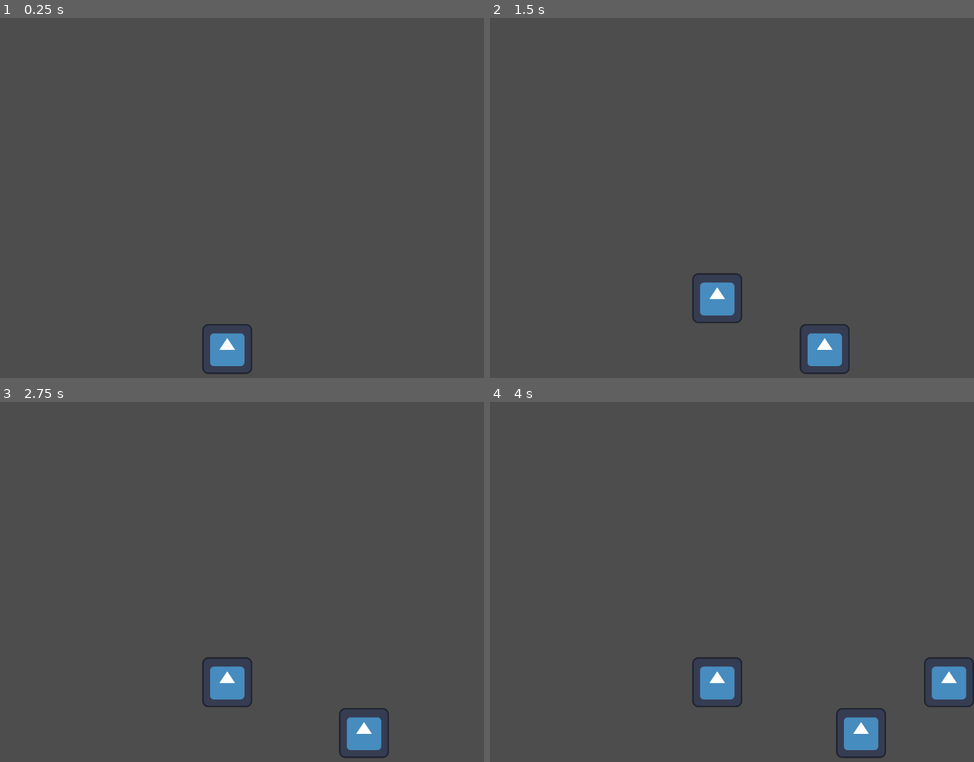
Above: before the commit, frames 1-4 (two rows, left to right).
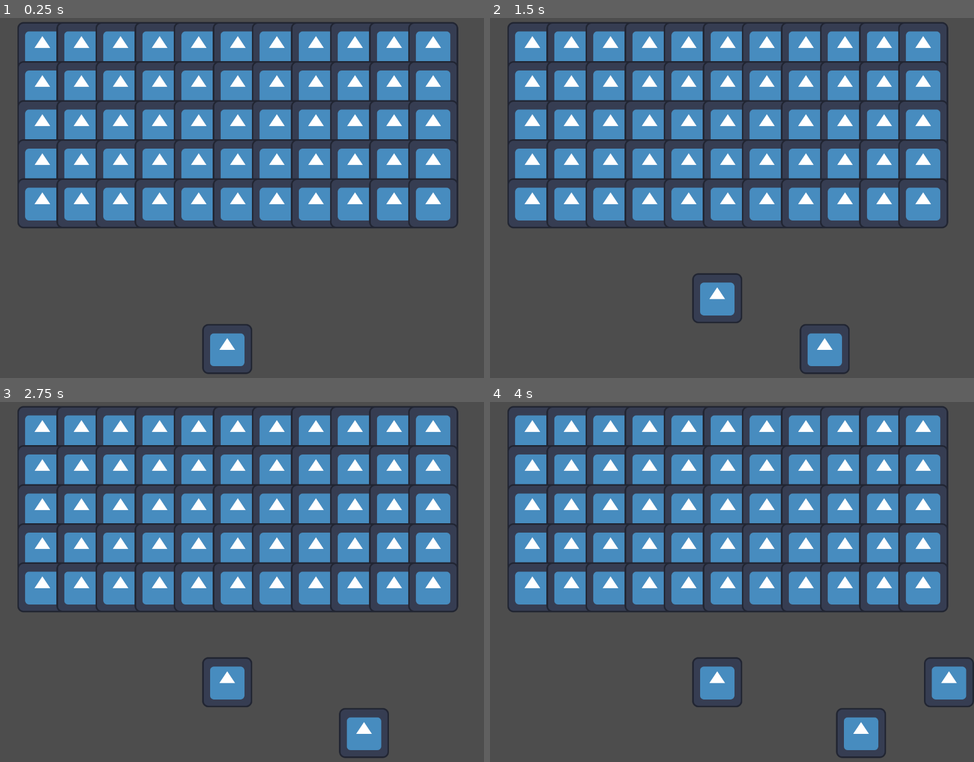
Above: after the commit, the same moments.

Repository: districtjackson/space-invaders
Game: Godot game, scene res://main.tscn
The game is run twice, just before and just after one commit, with the same random seed, the same clock (stepped at 60 frames per second) and the same inputs. The engine's default icon, where the game draws it, is replaced by a stand-in: a white triangle on a blue panel in a dark square.
Inputs:
- Up to frame 1 (0.25 s): no input
- Up to frame 2 (1.5 s): tap Enter at 0.5 s; hold Right (right) 0.53-1.28 s; hold Space (shoot) 0.53-1.28 s; hold Left (left) from 1.28 s (still down); tap Space (shoot) at 1.35 s
- Up to frame 3 (2.75 s): release Left (left) at 2.03 s; hold Right (right) from 2.03 s (still down); hold Space (shoot) from 2.03 s (still down)
- Up to frame 4 (4 s): release Space (shoot) at 2.78 s; tap Space (shoot) at 2.85, 3.5 s; release Right (right) at 3.53 s; hold Left (left) from 3.53 s (still down); hold Space (shoot) from 3.53 s (still down)

The runs differ from the first frame. In frame 1, 35% of the frame differs, in the area x 3-95%, y 1-59%; in frame 2, 35%; in frame 3, 35%; in frame 4, 35%.

Commit message:
Enemies Spawning
08/05/23

Diff:
--- /dev/null
+++ b/enemy.tscn
@@ -0,0 +1,8 @@
+[gd_scene load_steps=2 format=3 uid="uid://w2bmr81oxqu1"]
+
+[ext_resource type="Texture2D" uid="uid://dgdbhsb1b3u3x" path="res://icon.svg" id="1_oqbi4"]
+
+[node name="Enemy" type="Node2D"]
+
+[node name="Sprite2D" type="Sprite2D" parent="."]
+texture = ExtResource("1_oqbi4")
--- /dev/null
+++ b/main.gd
@@ -0,0 +1,42 @@
+extends Node2D
+
+@export var enemy_scene: PackedScene
+
+# Enemy grid settings
+@export var enemy_row_count = 4 # Number of enemies per row
+@export var enemy_col_count = 4 # Number of enemies per column
+@export var enemy_pos_x = 20 # Starting x position for enemy grid
+@export var enemy_pos_y = 20 # Starting y position for enemy grid
+@export var enemy_hori_distance = 10 # Horizontal space between enemies
+@export var enemy_vert_distance = 10 # Vertical space betweene enemies
+
+# Enemy grid
+var enemies = []
+
+# Called when the node enters the scene tree for the first time.
+func _ready():
+	_spawn_enemies()
+
+# Called every frame. 'delta' is the elapsed time since the previous frame.
+func _process(delta):
+	pass
+
+func _spawn_enemies():
+	var y_tally = enemy_pos_y
+	var x_tally = enemy_pos_x
+
+	for i in range(enemy_col_count): # Rows
+		enemies.append([])
+		enemies[i].resize(enemy_row_count)
+
+		for j in range(enemy_row_count):
+			enemies[i][j] = enemy_scene.instantiate()
+
+			enemies[i][j].position = Vector2(x_tally, y_tally)
+
+			add_child(enemies[i][j])
+
+			x_tally += enemy_hori_distance
+
+		x_tally = enemy_pos_x
+		y_tally += enemy_vert_distance
--- a/main.tscn
+++ b/main.tscn
@@ -1,8 +1,18 @@
-[gd_scene load_steps=2 format=3 uid="uid://xqgaacd0uyyg"]
+[gd_scene load_steps=4 format=3 uid="uid://xqgaacd0uyyg"]
 
 [ext_resource type="PackedScene" uid="uid://df6f78rc4ii6l" path="res://player.tscn" id="1_t7ckm"]
+[ext_resource type="Script" path="res://main.gd" id="1_ttow7"]
+[ext_resource type="PackedScene" uid="uid://w2bmr81oxqu1" path="res://enemy.tscn" id="2_w0tq7"]
 
 [node name="Main" type="Node2D"]
+script = ExtResource("1_ttow7")
+enemy_scene = ExtResource("2_w0tq7")
+enemy_row_count = 11
+enemy_col_count = 5
+enemy_pos_x = 150
+enemy_pos_y = 100
+enemy_hori_distance = 100
+enemy_vert_distance = 100
 
 [node name="Player" parent="." instance=ExtResource("1_t7ckm")]
 position = Vector2(623, 873)
